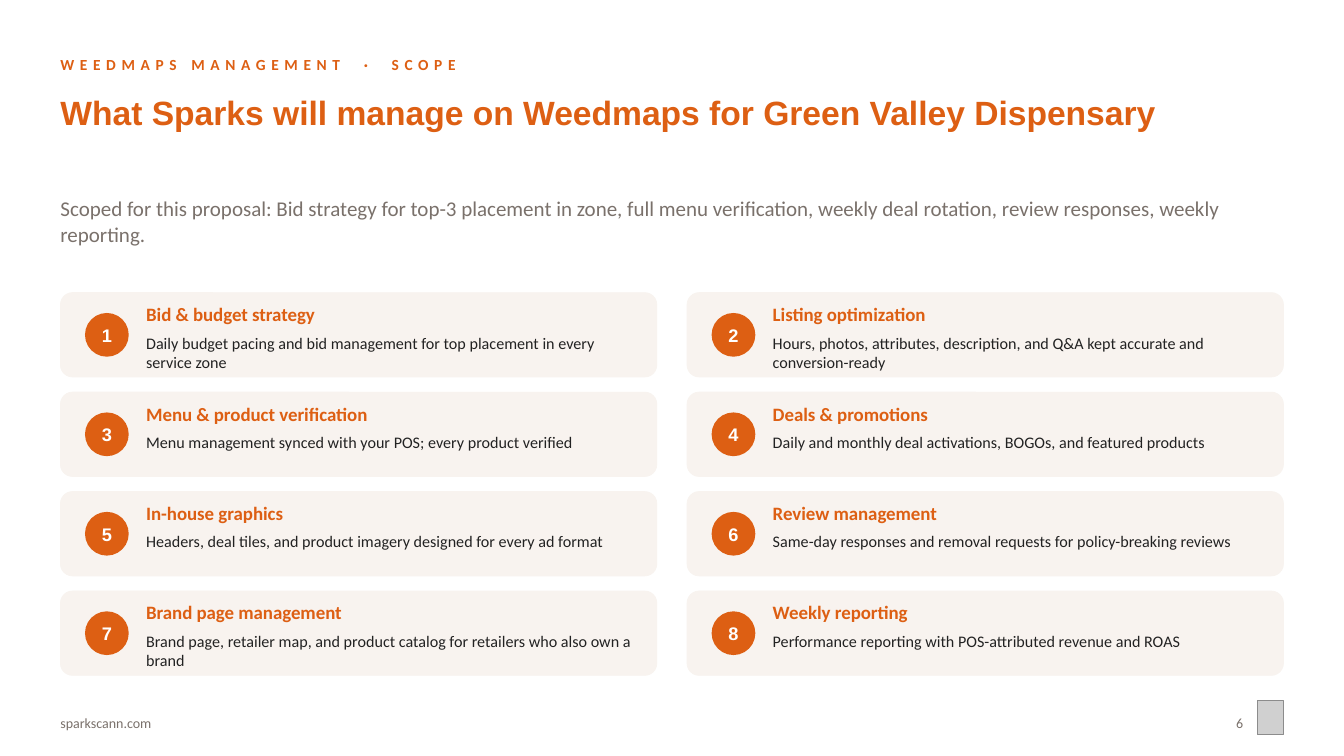
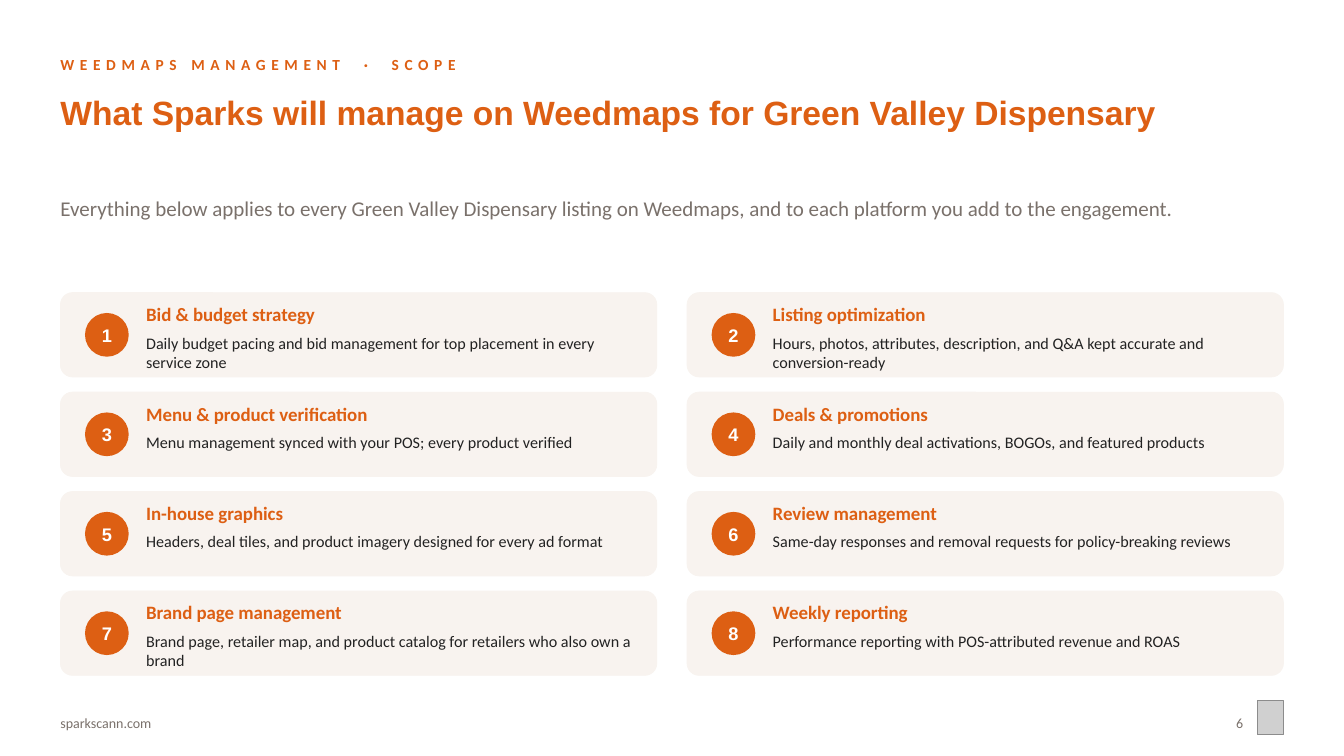
Before and after one commit to sparksmanagement/pitchdeckspecialist, a slide deck: slide 6 of decks/Sparks-x-example-green-valley.pptx. Drawn at 1344x756 pixels with LibreOffice and Linux fonts; fonts in the diff are those of the drawing; grey boxes stand for pictures. Boxes give left, top, right and bottom in pixels: in the first picture for what was removed or moved away, otherwise in the second. Text is boxed around its words. In the diff, an @@ line names an element or a change of style, - is before the commit and + after.

```diff
--- a/decks/Sparks-x-example-green-valley.pptx
+++ b/decks/Sparks-x-example-green-valley.pptx
@@ text at bbox=[60, 201, 1172, 220]: text changed @@
-Scoped for this proposal: Bid strategy for top-3 placement in zone, full menu verification, weekly deal rotation, review responses, weekly reporting.
+Everything below applies to every Green Valley Dispensary listing on Weedmaps, and to each platform you add to the engagement.
```
Also in this commit, not shown: 6 other files.
